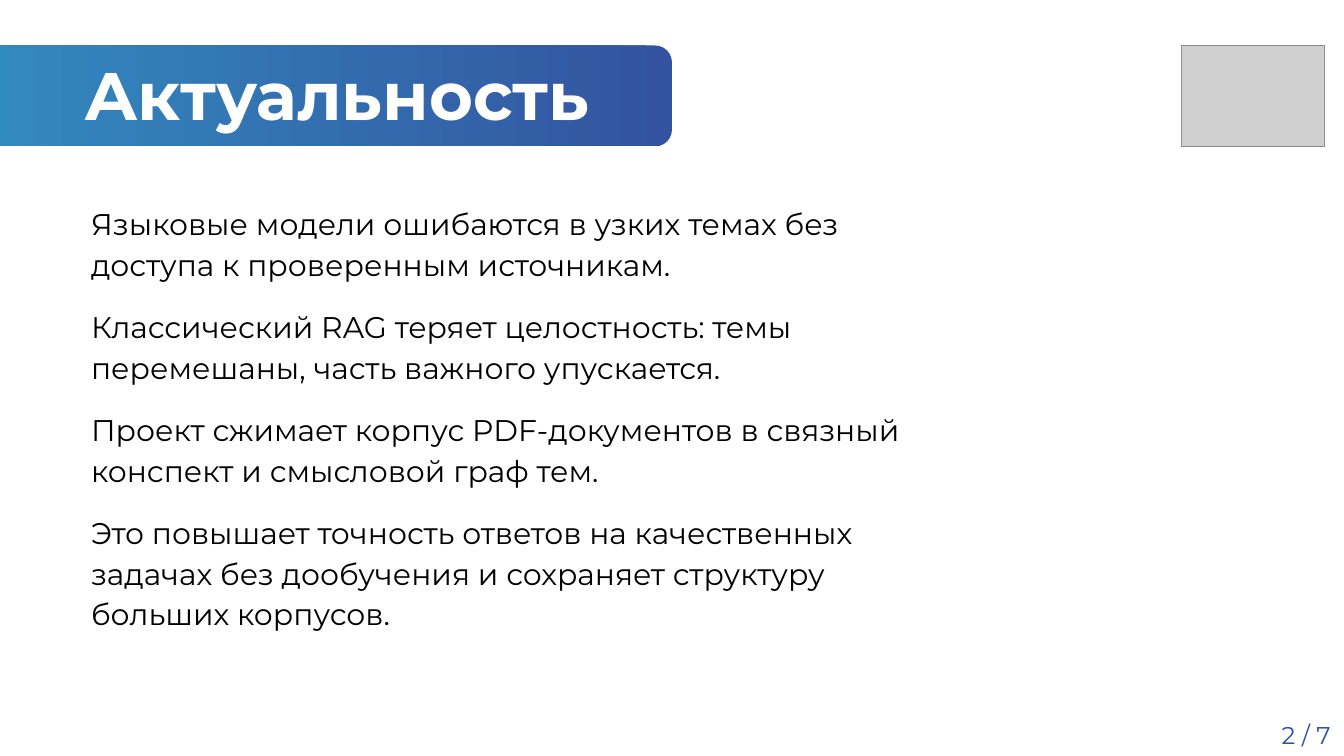
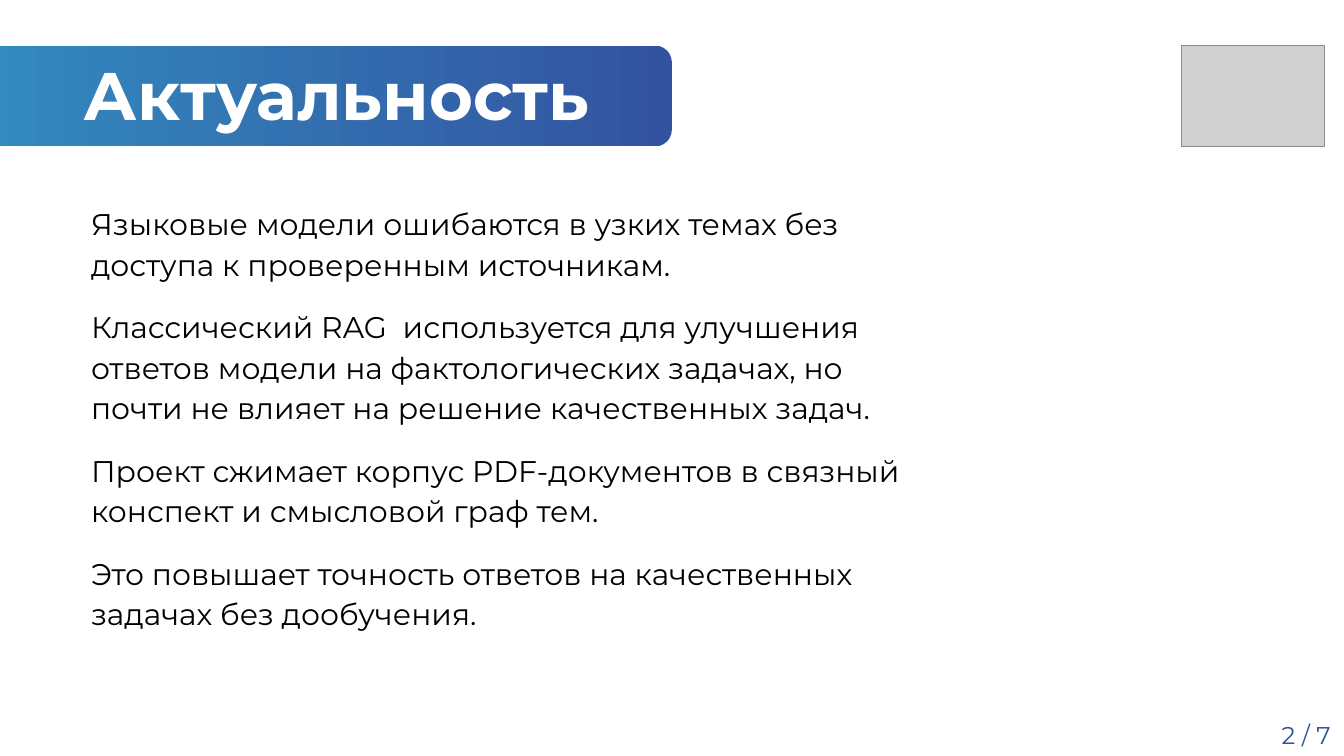
Before and after one commit to Lamenat385/IP_project, a slide deck: slide 2 of docs/Шаблон Защита идеи ПД ТП 2026.pptx. Drawn at 1344x756 pixels with LibreOffice and Linux fonts; fonts in the diff are those of the drawing; grey boxes stand for pictures; background and template pictures are left out. Boxes give left, top, right and bottom in pixels: in the first picture for what was removed or moved away, otherwise in the second. Text is boxed around its words. In the diff, an @@ line names an element or a change of style, - is before the commit and + after.

```diff
--- a/docs/Шаблон Защита идеи ПД ТП 2026.pptx
+++ b/docs/Шаблон Защита идеи ПД ТП 2026.pptx
@@ text at <box>91,316,869,425</box>: text changed @@
-Классический RAG теряет целостность: темы перемешаны, часть важного упускается.
+Классический RAG используется для улучшения ответов модели на фактологических задачах, но почти не влияет на решение качественных задач.
@@ text at <box>91,564,853,631</box>: text changed @@
-Это повышает точность ответов на качественных задачах без дообучения и сохраняет структуру больших корпусов.
+Это повышает точность ответов на качественных задачах без дообучения.
```
Also in this commit, not shown: 5 other slides changed, 1 other file.
